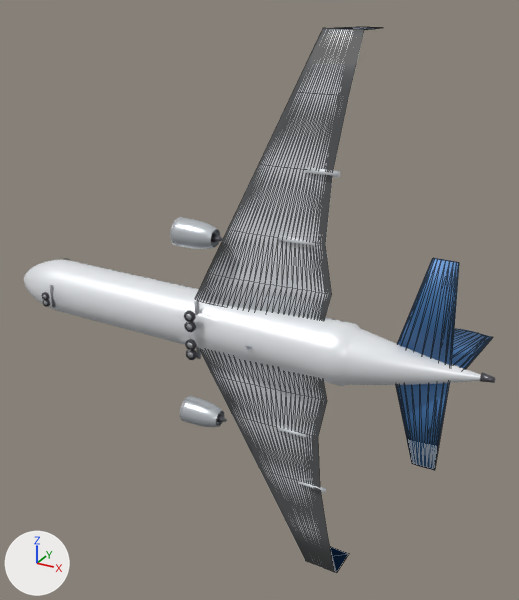
Renders of the glTF model public/models/b737-700.glb from each side of a commit.
Rendered twice from a 50 mm camera at (22.4, -35.4, 20.0) aimed at (1.3, 2.9, 0.8). Arrows for +X, +Y and +Z are at lower left; the lights stay in place. The older version comes first. Mesh edges are drawn as thin lines on the coarser meshes. Where no turn or scale is listed for an object, it has been applied to the vertices.

The older version as bpy lines, for what is in view:
```python
me_fin = bpy.data.meshes.new('Fin')
me_fin.from_pydata(...)  # 48 vertices, 92 faces; spans x 10.09..15.85, y 0.94..6.46, z -0.28..0.28
me_fin.materials.append(mat_hd_tail)  # blue #4577af
me_hstab_r = bpy.data.meshes.new('HStab_R')
me_hstab_r.from_pydata(...)  # 40 vertices, 76 faces; spans x 11.27..14.8, y 0.46..0.81, z 0.0..6.62
me_hstab_r.materials.append(mat_hd_tail)  # blue #4577af
me_nacelle__1_0 = bpy.data.meshes.new('Nacelle_-1_0')
me_nacelle__1_0.from_pydata(...)  # 392 vertices, 672 faces; spans x -1.97..0.67, y -2.15..-0.38, z -7.15..-5.38
me_nacelle__1_0.materials.append(mat_hd_nacelle)  # light grey #d4dadf
ob_fin = bpy.data.objects.new('Fin', me_fin)
ob_fin.location = (0.0, 0.0, 0.0)
ob_hstab_r = bpy.data.objects.new('HStab_R', me_hstab_r)
ob_hstab_r.location = (0.0, 0.0, 0.0)
ob_nacelle__1_0 = bpy.data.objects.new('Nacelle_-1_0', me_nacelle__1_0)
ob_nacelle__1_0.location = (0.0, 0.0, 0.0)
# also in view: 'Fuselage' at (0.0, 0.0, 0.0); 'Nacelle_1_0' at (-0.6, -1.3, 6.3); 'HStab_L' at (13.0, 0.6, -3.3); 'Wing_L' at (3.4, 0.3, -9.8); 'Wing_R' at (3.4, 0.3, 9.8)
```
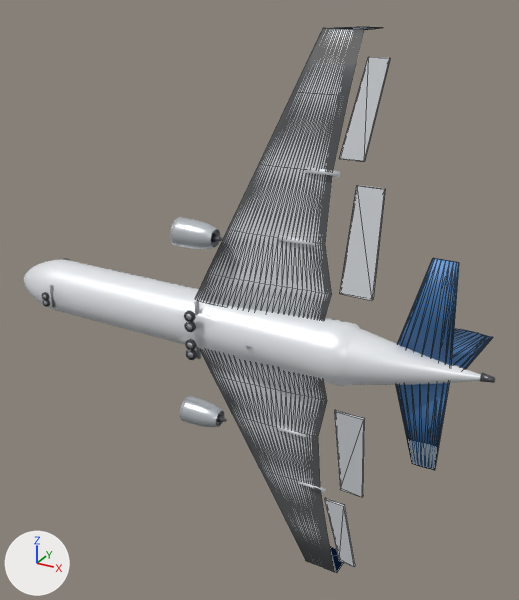
Where the change shows, as pixel boxes [x1, y1, x2, y2] in the pictures (519 x 600 px):
'Flap_R', added: after [340, 185, 385, 300]
'Aileron_R', added: after [339, 57, 390, 162]
'Flap_L', added: after [334, 410, 365, 497]
'Aileron_L', added: after [324, 498, 355, 566]

The change, as a diff of the scene's bpy script:
```diff
--- a/public/models/b737-700.glb.py
+++ b/public/models/b737-700.glb.py
@@ me_aileron_r @@
+me_aileron_r.from_pydata([(-0.56, -0.16, -2.6), (0.56, 0.34, 2.6), (1.68, 0.34, 2.6), (0.84, -0.16, -2.6), (-0.56, -0.34, -2.6), (0.56, 0.16, 2.6), (1.68, 0.16, 2.6), (0.84, -0.34, -2.6)], [], [(0, 1, 2), (0, 2, 3), (7, 6, 5), (7, 5, 4), (0, 4, 5), (0, 5, 1), (1, 5, 6), (1, 6, 2), (2, 6, 7), (2, 7, 3), (3, 7, 4), (3, 4, 0)])
+me_aileron_r.materials.append(mat_hd_wing)  # white #eaedf2
@@ me_flap_r @@
+me_flap_r.from_pydata([(-0.22, -0.21, -3.09), (0.22, 0.39, 3.09), (1.76, 0.39, 3.09), (1.71, -0.21, -3.09), (-0.22, -0.39, -3.09), (0.22, 0.21, 3.09), (1.76, 0.21, 3.09), (1.71, -0.39, -3.09)], [], [(0, 1, 2), (0, 2, 3), (7, 6, 5), (7, 5, 4), (0, 4, 5), (0, 5, 1), (1, 5, 6), (1, 6, 2), (2, 6, 7), (2, 7, 3), (3, 7, 4), (3, 4, 0)])
+me_flap_r.materials.append(mat_hd_wing)  # white #eaedf2
@@ me_aileron_l @@
+me_aileron_l.from_pydata([(-0.56, -0.16, 2.6), (0.56, 0.34, -2.6), (1.68, 0.34, -2.6), (0.84, -0.16, 2.6), (-0.56, -0.34, 2.6), (0.56, 0.16, -2.6), (1.68, 0.16, -2.6), (0.84, -0.34, 2.6)], [], [(0, 3, 2), (0, 2, 1), (7, 4, 5), (7, 5, 6), (0, 1, 5), (0, 5, 4), (1, 2, 6), (1, 6, 5), (2, 3, 7), (2, 7, 6), (3, 0, 4), (3, 4, 7)])
+me_aileron_l.materials.append(mat_hd_wing)  # white #eaedf2
@@ me_flap_l @@
+me_flap_l.from_pydata([(-0.22, -0.21, 3.09), (0.22, 0.39, -3.09), (1.76, 0.39, -3.09), (1.71, -0.21, 3.09), (-0.22, -0.39, 3.09), (0.22, 0.21, -3.09), (1.76, 0.21, -3.09), (1.71, -0.39, 3.09)], [], [(0, 3, 2), (0, 2, 1), (7, 4, 5), (7, 5, 6), (0, 1, 5), (0, 5, 4), (1, 2, 6), (1, 6, 5), (2, 3, 7), (2, 7, 6), (3, 0, 4), (3, 4, 7)])
+me_flap_l.materials.append(mat_hd_wing)  # white #eaedf2
@@ ob_aileron_r @@
+ob_aileron_r = bpy.data.objects.new('Aileron_R', me_aileron_r)
+ob_aileron_r.location = (8.15, 0.78, 13.99)
@@ ob_flap_r @@
+ob_flap_r = bpy.data.objects.new('Flap_R', me_flap_r)
+ob_flap_r.location = (8.51, 0.1, 6.99)
@@ ob_aileron_l @@
+ob_aileron_l = bpy.data.objects.new('Aileron_L', me_aileron_l)
+ob_aileron_l.location = (8.15, 0.78, -13.99)
@@ ob_flap_l @@
+ob_flap_l = bpy.data.objects.new('Flap_L', me_flap_l)
+ob_flap_l.location = (8.51, 0.1, -6.99)
```
